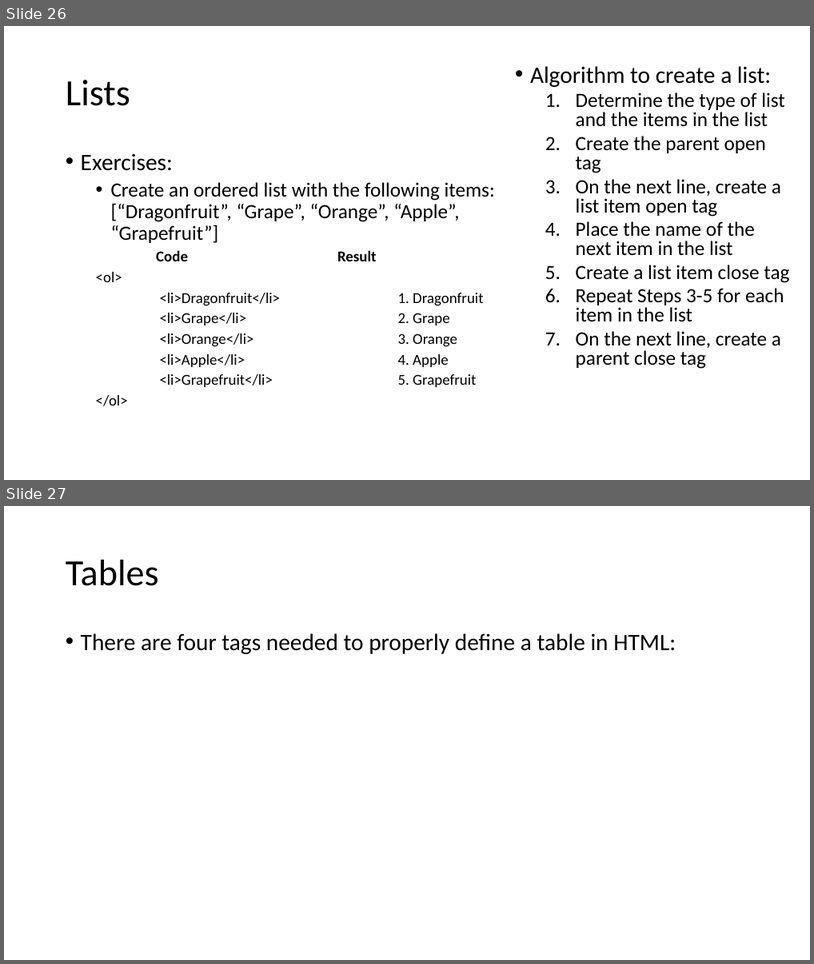
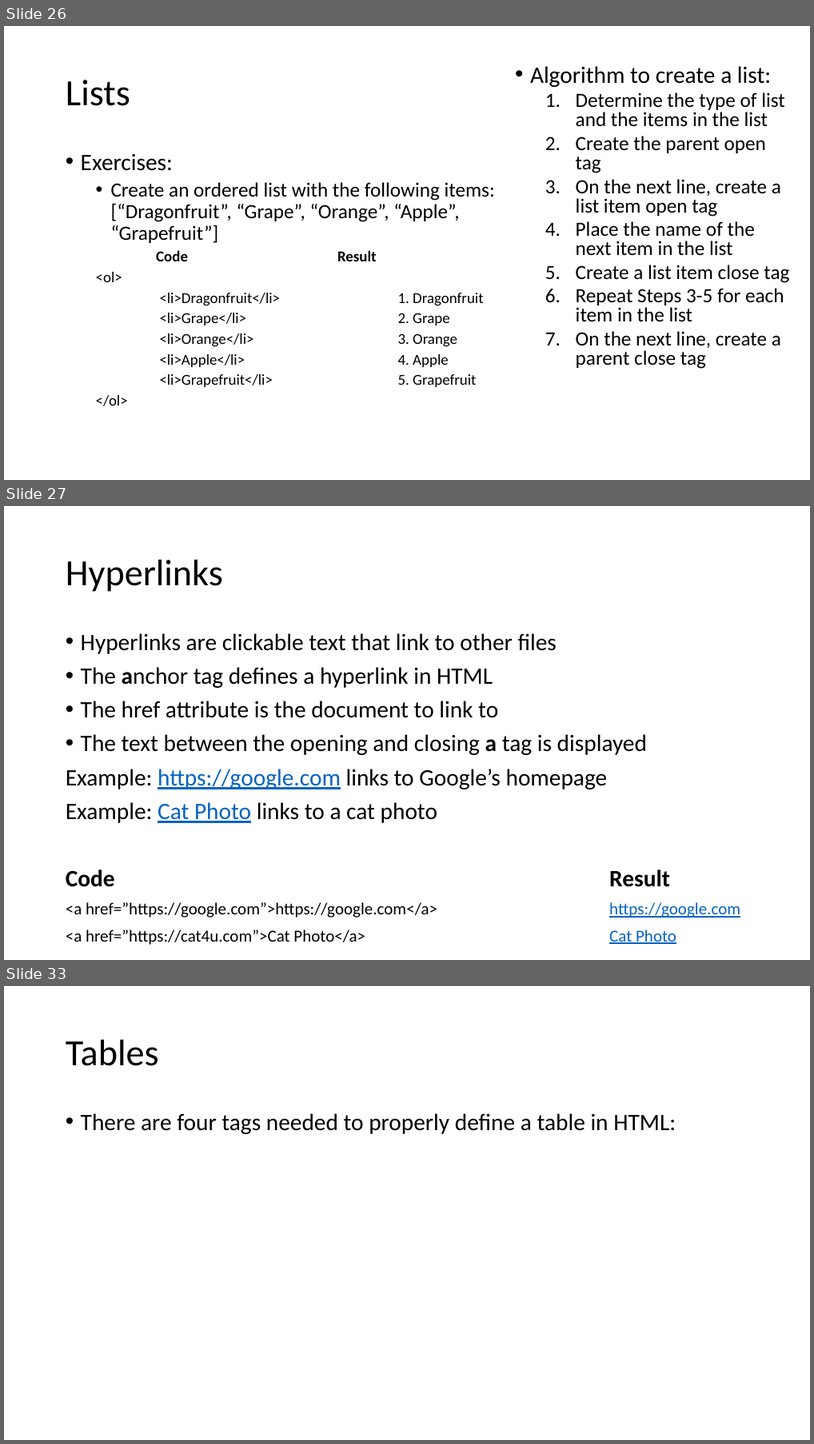
Before and after one commit to MrJoshGross/Course-Curricular-Material, a slide deck: wip/Lecture 9 - More HTML Tags.pptx. Shown one above the other, each under a label of ours: slides 26 and 27 before the commit, slides 26, 27 and 33 after it; the slides between them are not shown. The pictures are 814x964 and 814x1444 pixels, drawn with LibreOffice and Linux fonts; fonts in the diff are those of the drawing. Boxes give left, top, right and bottom in pixels: in the first picture for what was removed or moved away, otherwise in the second. Text is boxed around its words. In the diff, an @@ line names an element or a change of style, - is before the commit and + after.

Commit message:
Update Lecture 9 - More HTML Tags.pptx
add section for hyperlinks

```diff
--- a/wip/Lecture 9 - More HTML Tags.pptx
+++ b/wip/Lecture 9 - More HTML Tags.pptx
@@ slide 27 added at <box>4,506,810,960</box>, background #FFFFFF @@
@@ title added at <box>66,560,223,592</box>, 44 pt, text #000000 @@
+Hyperlinks
@@ text added at <box>66,633,741,944</box>, 28 pt, text #000000 @@
+• Hyperlinks are clickable text that link to other files
+• The anchor tag defines a hyperlink in HTML
+• The href attribute is the document to link to
+• The text between the opening and closing a tag is displayed
+Example: https://google.com links to Google’s homepage
+Example: Cat Photo links to a cat photo
+Code Result
+<a href=”https://google.com”>https://google.com</a> https://google.com
+<a href=”https://cat4u.com”>Cat Photo</a> Cat Photo
@@ what was slide 27 is now slide 33 @@
```
Also in this commit, not shown: 2 slides changed, 5 other slides added.
